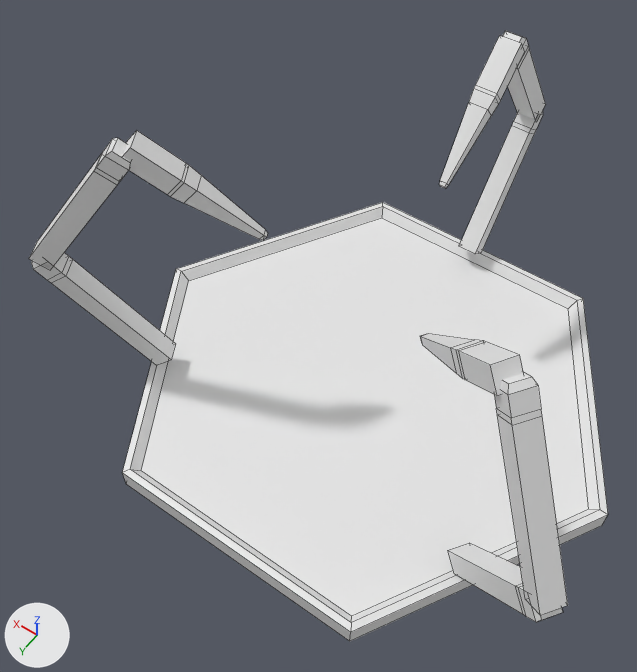
A saved change to the Blender file Assets/Models/mineral_attachment.blend.
One viewpoint serves both versions: a camera (50 mm lens) standing at (-1.38, 2.41, 4.03) and looking at (0.18, 0.22, 0.59). Arrows for +X, +Y and +Z are at lower left; the lights stay in place. Mesh edges are drawn as thin lines.
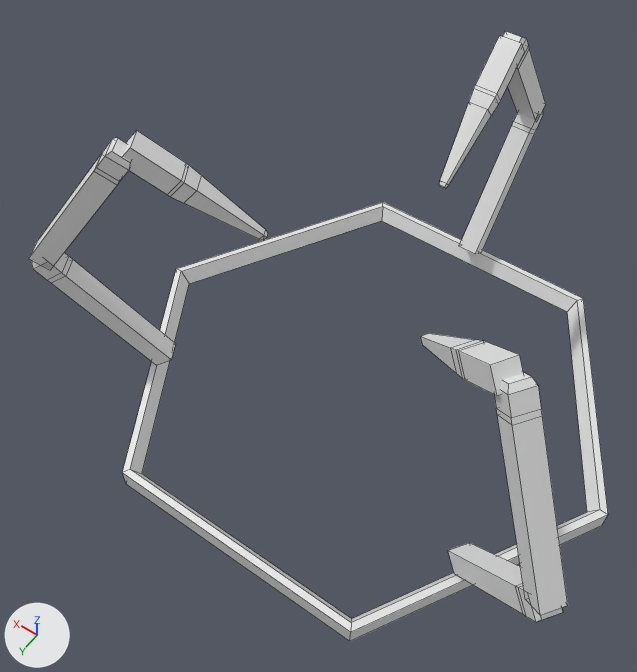
The change, as JSON lines over the scene's bpy script:
```json
{"block": "me_cylinder", "where": "me_cylinder.from_pydata(...)  # 24 vertices, 20 faces; spans x -1.38..1.38, y 0.0..0.12, z -1.2..1.2"}
{"block": "me_cylinder", "where": "# used by ob_cylinder; location = (0.0, 0.0, 0.0); rotation_euler = (1.571, 0.0, 0.0), in degrees (90, 0, 0)"}
{"block": "me_cylinder", "where": "# verts and faces of me_cylinder; kept vertices keep their numbers, new ones are numbered from 24"}
{"block": "me_cylinder", "where": "# before: 0 (-1.38, 0.0, 0.0) at pixel (601, 525), 1 (-0.69, 0.0, -1.2) at pixel (349, 641), 2 (0.69, 0.0, -1.2) at pixel (126, 484), 3 (1.38, 0.0, 0.0), 4 (0.69, 0.0, 1.2)"}
{"block": "me_cylinder", "where": "# before: 5 (-0.69, 0.0, 1.2), 18 (-1.29, 0.07, 0.0) at pixel (588, 509), 19 (-0.65, 0.07, -1.12) at pixel (351, 616), 20 (0.65, 0.07, -1.12) at pixel (141, 470), 21 (1.29, 0.07, 0.0) at pixel (188, 280)"}
{"block": "me_cylinder", "where": "# before: 22 (0.65, 0.07, 1.12) at pixel (381, 217), 23 (-0.65, 0.07, 1.12) at pixel (568, 308)"}
{"block": "me_cylinder", "change": "me_cylinder part 1"}
{"op": "add", "block": "me_cylinder", "code": "delete_faces([(0, 1, 2, 3, 4, 5), (18, 23, 22, 21, 20, 19)])"}
{"op": "add", "block": "me_cylinder", "code": "for i in [*range(18, 24)]: verts[i] += (0.0, -0.03, 0.0)"}
```

Location of each change, [x1, y1, x2, y2] in pixels of the pictures (637 x 672 px):
```json
{"part": 1, "of": "me_cylinder", "change": "cut back", "before": [130, 206, 600, 623], "after": [130, 206, 600, 623]}
```
